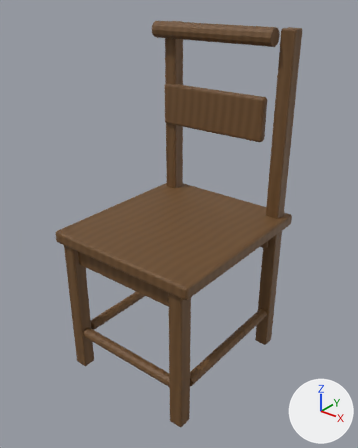
An edit to the FBX model art/exports/environment/FUR_WoodChair_Broken.fbx, drawn before and after from the same camera.
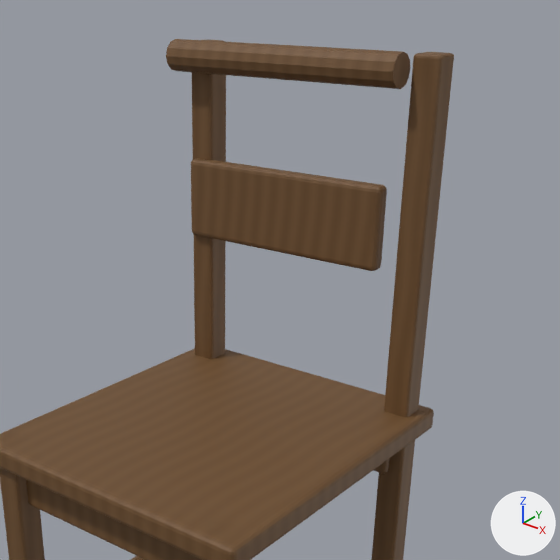
There are two pictures of each version: one whole from a camera (50 mm lens) standing at (0.791, -0.954, 1.048) and looking at (0.02, 0.009, 0.45), one close up on the part from 18% to 100% of the width and 0% to 66% of the height. The axes (+X, +Y, +Z) are drawn at lower right. The lights are the same throughout. The older version's two pictures come first. Where no turn or scale is listed for an object, it has been applied to the vertices.

The older version as bpy lines, for what is in view:
```python
me_cube = bpy.data.meshes.new('Cube')
me_cube.from_pydata(...)  # 212 vertices, 208 faces; spans x -0.205..0.205, y -0.23..-0.19, z 0.0..0.45
me_cube.materials.append(mat_mat_wood_worn)
me_cube_004 = bpy.data.meshes.new('Cube.004')
me_cube_004.from_pydata(...)  # 288 vertices, 294 faces; spans x -0.225..0.225, y -0.25..0.25, z 0.35..0.45
me_cube_004.materials.append(mat_mat_wood_worn)
me_cube_007 = bpy.data.meshes.new('Cube.007')
me_cube_007.from_pydata(...)  # 120 vertices, 112 faces; spans x -0.19..0.19, y 0.173..0.223, z 0.66..0.952
me_cube_007.materials.append(mat_mat_wood_worn)
ob_chair_back = bpy.data.objects.new('Chair_Back', me_cube_007)
ob_chair_back.location = (-0.019, -0.001, 0.0)
ob_chair_legs_front = bpy.data.objects.new('Chair_Legs_Front', me_cube)
ob_chair_legs_front.location = (0.005, 0.01, 0.0)
ob_chair_seat = bpy.data.objects.new('Chair_Seat', me_cube_004)
ob_chair_seat.location = (0.01, 0.017, 0.0)
# also in view: 'Chair_Legs_Back' at (0.012, 0.038, 0.475)
```
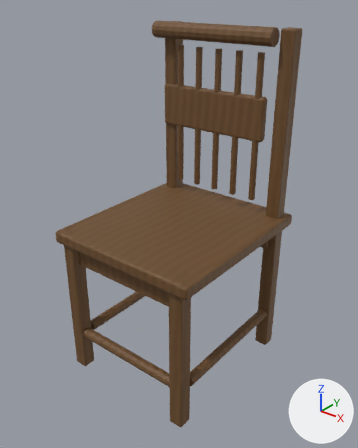
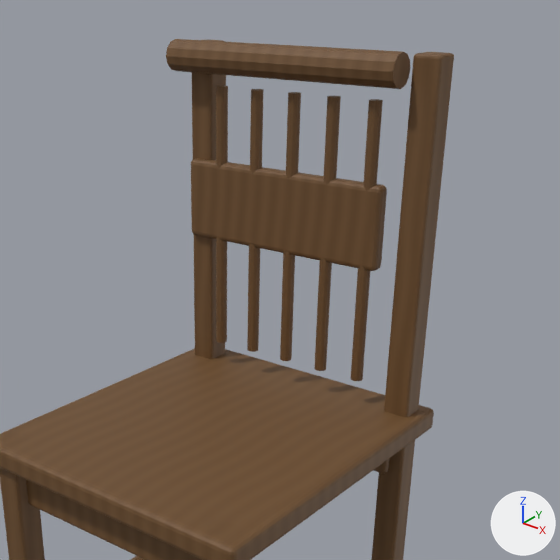
Scene script edits in JSON lines:
```json
{"block": "me_cube_007", "where": "# used by ob_chair_back; location = (-0.019, -0.001, 0.0)"}
{"op": "remove", "block": "me_cube_007", "code": "me_cube_007.from_pydata(...)  # 120 vertices, 112 faces; spans x -0.19..0.19, y 0.173..0.223, z 0.66..0.952"}
{"op": "add", "block": "me_cube_007", "code": "me_cube_007.from_pydata(...)  # 240 vertices, 182 faces; spans x -0.19..0.19, y 0.173..0.223, z 0.49..0.952"}
{"block": "me_cube_007", "change": "me_cube_007 part 1: a new loose piece, a 12-sided cylinder along z spanning x -0.12..-0.102, y 0.197..0.215, z 0.49..0.89, in mat_mat_wood_worn"}
{"block": "me_cube_007", "change": "me_cube_007 part 2: a new loose piece, a 12-sided cylinder along z spanning x -0.055..-0.037, y 0.197..0.215, z 0.49..0.89, in mat_mat_wood_worn"}
{"block": "me_cube_007", "change": "me_cube_007 part 3: a new loose piece, a 12-sided cylinder along z spanning x 0.01..0.028, y 0.197..0.215, z 0.49..0.89, in mat_mat_wood_worn"}
{"block": "me_cube_007", "change": "me_cube_007 part 4: a new loose piece, a 12-sided cylinder along z spanning x 0.075..0.093, y 0.197..0.215, z 0.49..0.89, in mat_mat_wood_worn"}
{"block": "me_cube_007", "change": "me_cube_007 part 5: a new loose piece, a 12-sided cylinder along z spanning x 0.14..0.158, y 0.197..0.215, z 0.49..0.89, in mat_mat_wood_worn"}
```

Location of each change, (x1, y1, x2, y2) in pixels of the close-ups (560 x 560 px):
```json
{"object": "Chair_Back", "change": "reshaped", "before": [166, 39, 410, 271], "after": [166, 39, 410, 381], "on screen": "47% taller"}
{"part": 1, "of": "me_cube_007", "change": "added", "after": [216, 86, 228, 343], "on screen": "brown"}
{"part": 2, "of": "me_cube_007", "change": "added", "after": [247, 89, 263, 352], "on screen": "brown"}
{"part": 3, "of": "me_cube_007", "change": "added", "after": [280, 92, 301, 361], "on screen": "brown"}
{"part": 4, "of": "me_cube_007", "change": "added", "after": [314, 96, 341, 371], "on screen": "brown"}
{"part": 5, "of": "me_cube_007", "change": "added", "after": [351, 99, 383, 381], "on screen": "brown"}
```
